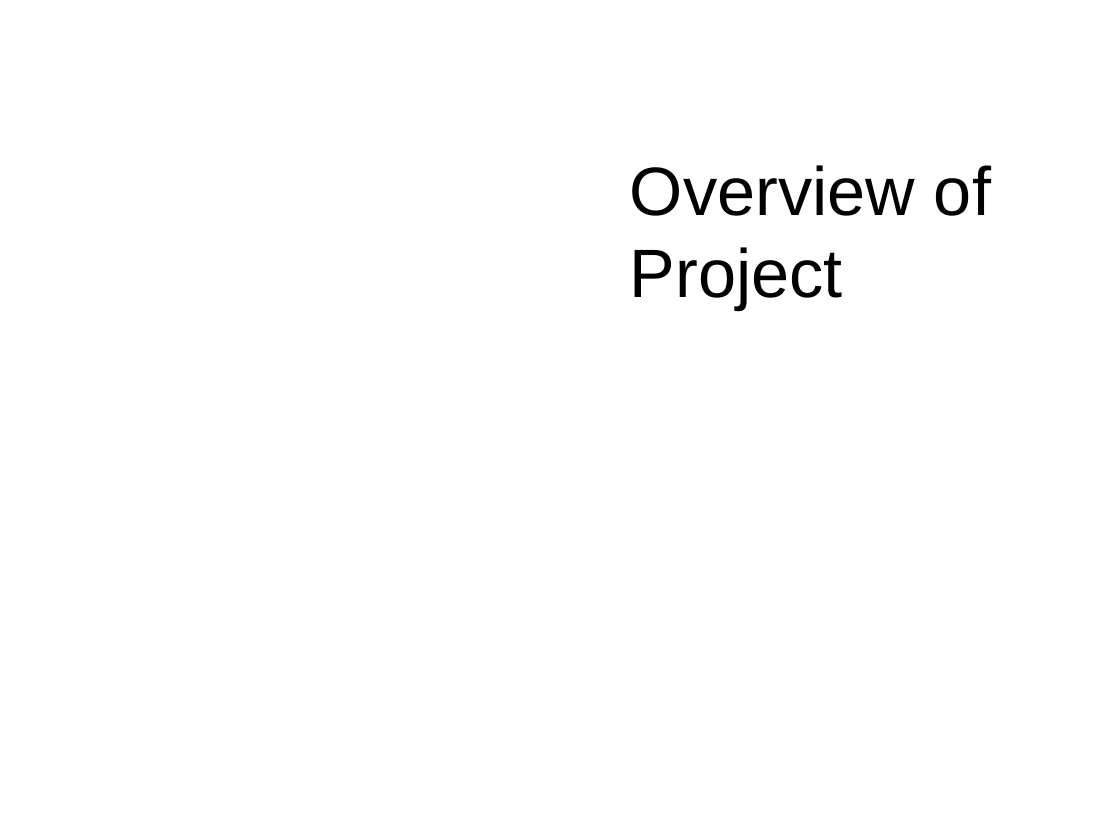
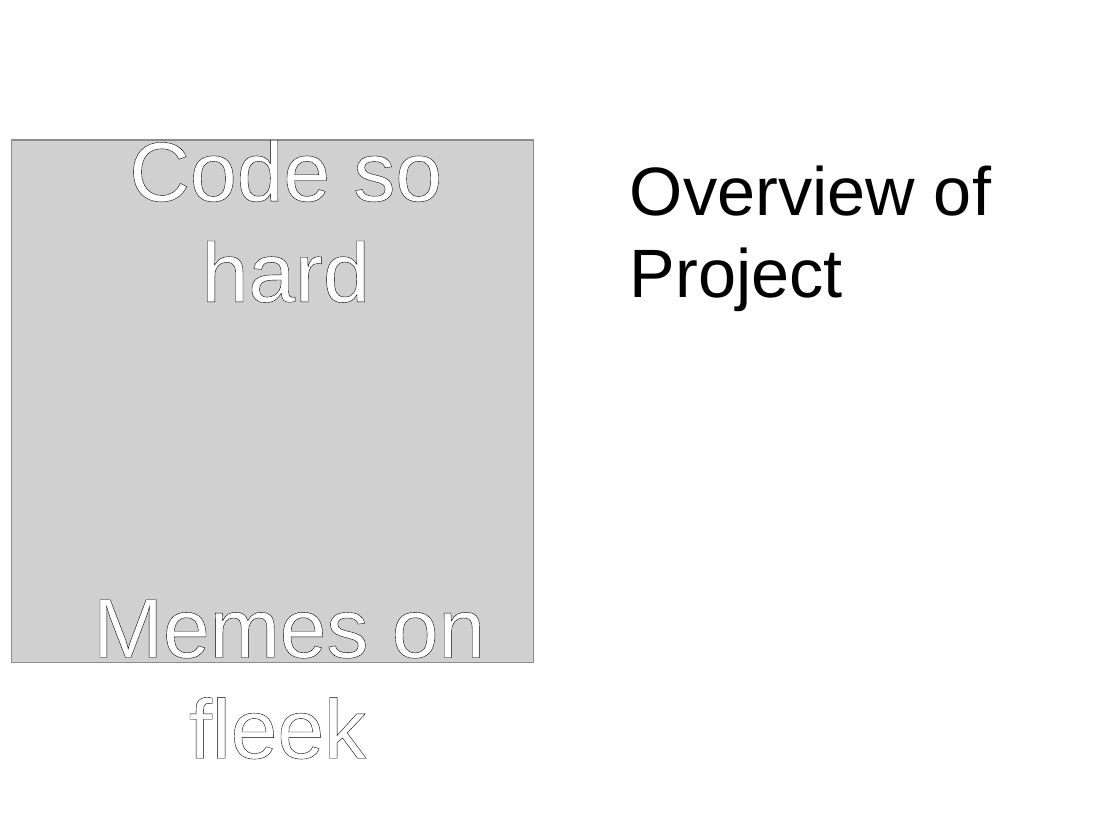
Before and after one commit to tjlagrow/Meme-Machine, a slide deck: slide 2 of Presentation/Project Presentation.pptx. Drawn at 1120x840 pixels with LibreOffice and Linux fonts; fonts in the diff are those of the drawing; grey boxes stand for pictures; background and template pictures are left out. Boxes give left, top, right and bottom in pixels: in the first picture for what was removed or moved away, otherwise in the second. Text is boxed around its words. In the diff, an @@ line names an element or a change of style, - is before the commit and + after.

```diff
--- a/Presentation/Project Presentation.pptx
+++ b/Presentation/Project Presentation.pptx
@@ picture added at (11, 140, 534, 663) @@
@@ text added at (129, 134, 442, 303), 54 pt, text #FFFFFF @@
+Code so hard
@@ text added at (93, 599, 485, 760), 54 pt, text #FFFFFF @@
+Memes on fleek
```
Also in this commit, not shown: 1 other slide changed.
